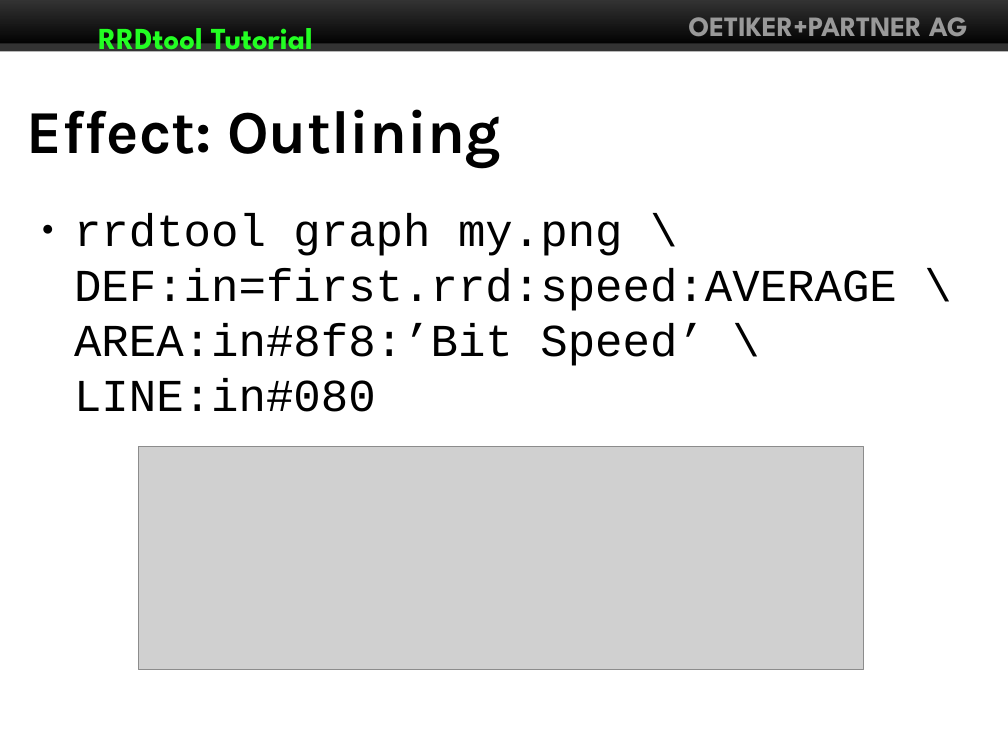
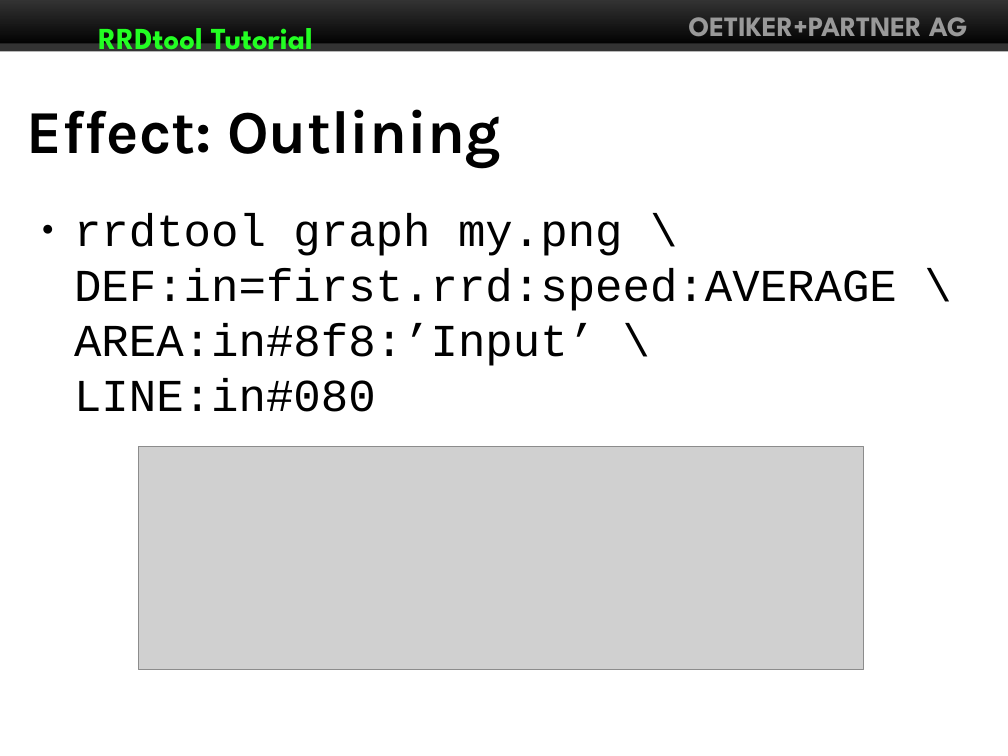
Before and after one commit to Distrotech/rrdtool, a slide deck: slide 36 of tutorial/linuxforum2007/rrdtutorial.odp (slide 37 before the commit). Drawn at 1008x756 pixels with LibreOffice and Linux fonts; fonts in the diff are those of the drawing; grey boxes stand for pictures. Boxes give left, top, right and bottom in pixels: in the first picture for what was removed or moved away, otherwise in the second. Text is boxed around its words. In the diff, an @@ line names an element or a change of style, - is before the commit and + after.

```diff
--- a/tutorial/linuxforum2007/rrdtutorial.odp
+++ b/tutorial/linuxforum2007/rrdtutorial.odp
@@ text at box(74, 214, 897, 412): text changed @@
-● rrdtool graph my.png \
-  DEF:in=first.rrd:speed:AVERAGE \
-  AREA:in#8f8:’Bit Speed’ \
-  LINE:in#080
+● rrdtool graph my.png \
+  DEF:in=first.rrd:speed:AVERAGE \
+  AREA:in#8f8:’Input’ \
+  LINE:in#080
```
Also in this commit, not shown: 5 other slides changed, 1 slide added, 1 slide removed, 2 other files.
